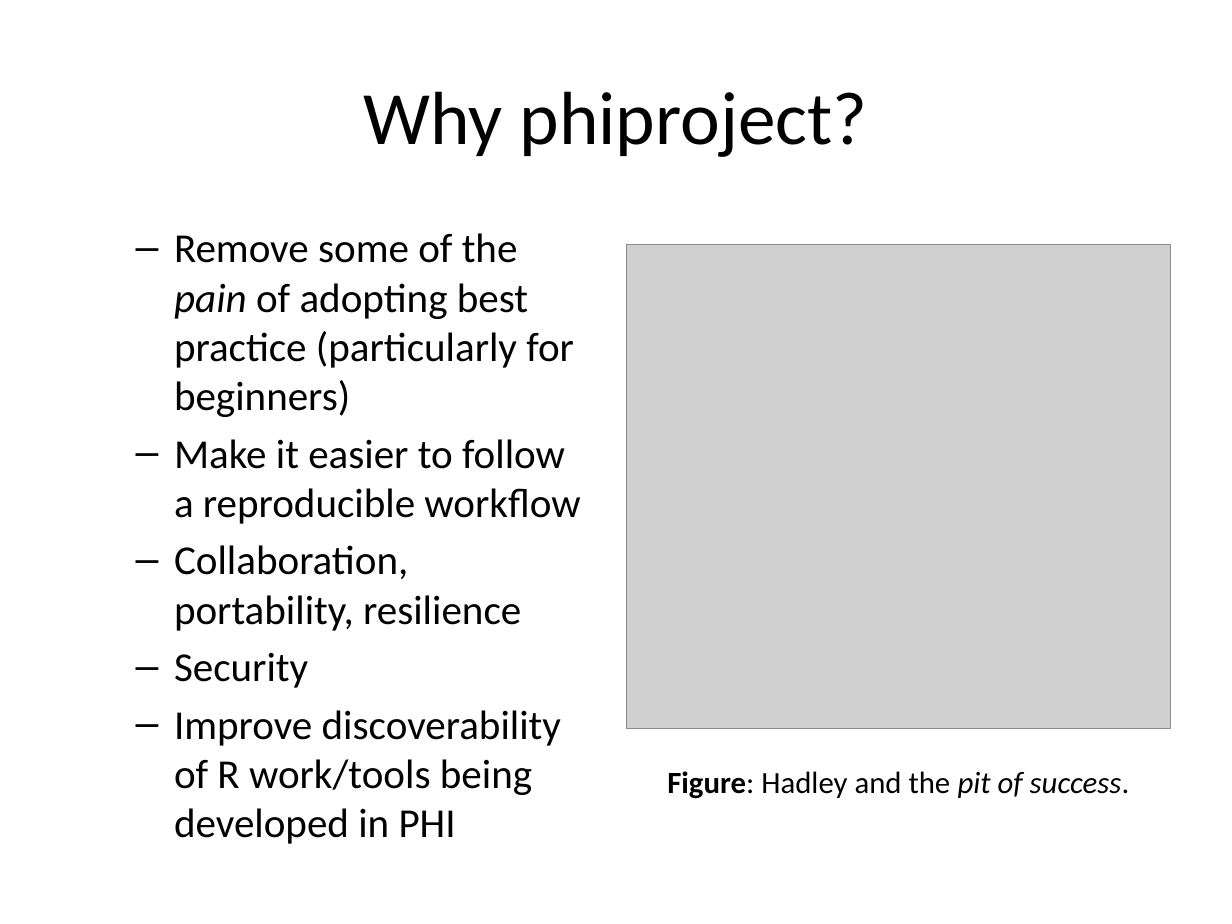
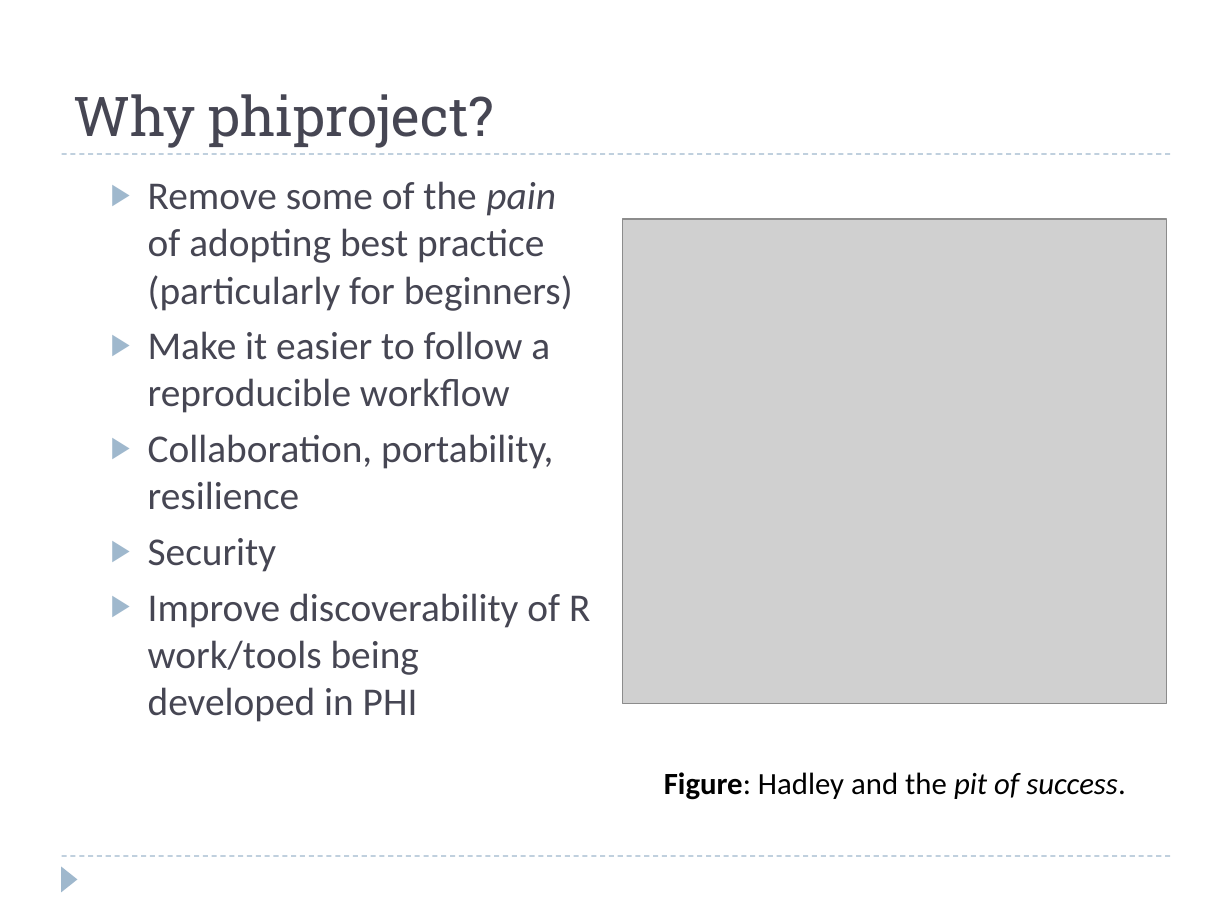
Before and after one commit to alan-y/phiproject-talk, a slide deck: slide 5 of phiproject_ay.pptx. Drawn at 1232x924 pixels with LibreOffice and Linux fonts; fonts in the diff are those of the drawing; grey boxes stand for pictures. Boxes give left, top, right and bottom in pixels: in the first picture for what was removed or moved away, otherwise in the second. Text is boxed around its words. In the diff, an @@ line names an element or a change of style, - is before the commit and + after.

```diff
--- a/phiproject_ay.pptx
+++ b/phiproject_ay.pptx
@@ title "Why phiproject?" at [74, 94, 494, 148]: size 44 to 32 pt, font Calibri to Roboto Slab, text colour #000000 to #464653; alignment centre to left; vertical alignment middle to bottom @@
@@ text "Remove some of the pain ...": place and size @@
-text "Remove some of the pain ..." at [174, 233, 580, 844]
+text "Remove some of the pain ..." at [148, 181, 590, 722]
@@ text "Remove some of the pain ..." at [148, 181, 590, 722]: size 24 to 23 pt, text colour #000000 to #464653; bullet – to ▶ @@
@@ line added from (62, 154) to (1170, 154), #9FB8CD 0.75 pt dashed @@
@@ picture: place and size @@
-picture at [626, 245, 1170, 729]
+picture at [623, 219, 1168, 703]
@@ text "Figure: Hadley and the pit ...": place and size @@
-text "Figure: Hadley and the pit ..." at [667, 771, 1130, 799]
+text "Figure: Hadley and the pit ..." at [664, 772, 1126, 800]
@@ line added from (62, 856) to (1170, 856), #9FB8CD 0.75 pt dashed @@
@@ triangle added at [62, 866, 78, 892], fill #9FB8CD @@
```
Also in this commit, not shown: 10 other slides changed, 4 other files.
